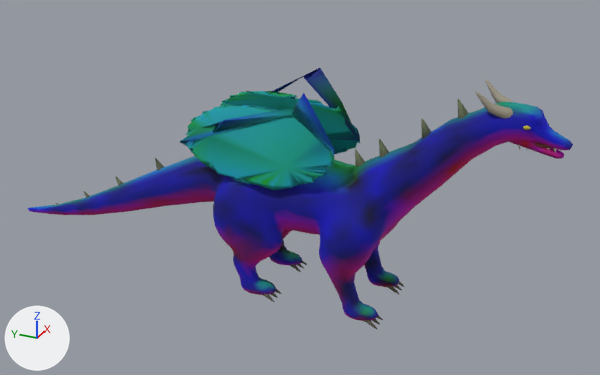
An edit to the glTF model assets/beast_dragon.glb, drawn before and after from the same camera.
The view is the same before and after, from a 50 mm camera at (-8.8, -3.75, 5.81) aimed at (0.17, 0.29, 1.33). The axes (+X, +Y, +Z) are drawn at lower left. The lights are the same throughout. The older version comes first. Vertices at exactly the same position are counted once.

The first picture shows 'beast_dragon_horn', 'beast_dragon_scales'.
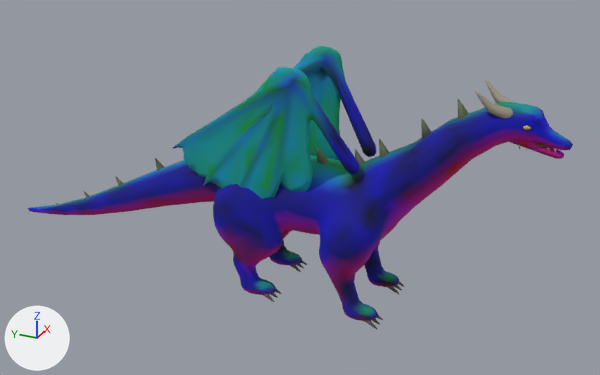
Commit message: Give the dragons wings

Location of each change, [x1, y1, x2, y2] in pixels of the pictures (600 x 375 px):
```json
{"object": "beast_dragon_scales", "change": "reshaped", "before": [28, 68, 573, 321], "after": [28, 46, 573, 321], "on screen": "9% taller"}
{"part": 1, "of": "me_beast_dragon_scales", "change": "rebuilt", "before": [180, 93, 336, 190], "after": [173, 67, 360, 199], "on screen": "20% wider, 36% taller"}
{"part": 2, "of": "me_beast_dragon_scales", "change": "rebuilt", "before": [220, 68, 360, 154], "after": [221, 46, 376, 161], "on screen": "11% wider, 33% taller"}
```

The change, as JSON lines over the scene's bpy script:
```json
{"block": "me_beast_dragon_scales", "where": "# used by ob_beast_dragon_scales; location = (0.0, 0.0, 0.0)"}
{"op": "remove", "block": "me_beast_dragon_scales", "code": "me_beast_dragon_scales.from_pydata(...)  # 2826 vertices, 6212 faces; spans x -0.68..0.68, y -3.0..4.81, z -0.03..2.89"}
{"op": "add", "block": "me_beast_dragon_scales", "code": "me_beast_dragon_scales.from_pydata(...)  # 3012 vertices, 6056 faces; spans x -0.68..0.68, y -3.0..4.81, z -0.03..3.14"}
{"block": "me_beast_dragon_scales", "change": "me_beast_dragon_scales part 1: the loose piece of 299 vertices spanning x -0.58..-0.29, y -0.42..1.68, z 1.6..2.87 is rebuilt with 391 vertices and now spans x -0.56..-0.21, y -0.69..1.79, z 1.37..3.13"}
{"block": "me_beast_dragon_scales", "change": "me_beast_dragon_scales part 2: the loose piece of 295 vertices spanning x 0.29..0.57, y -0.45..1.67, z 1.62..2.87 is rebuilt with 389 vertices and now spans x 0.21..0.56, y -0.69..1.8, z 1.37..3.14"}
```
